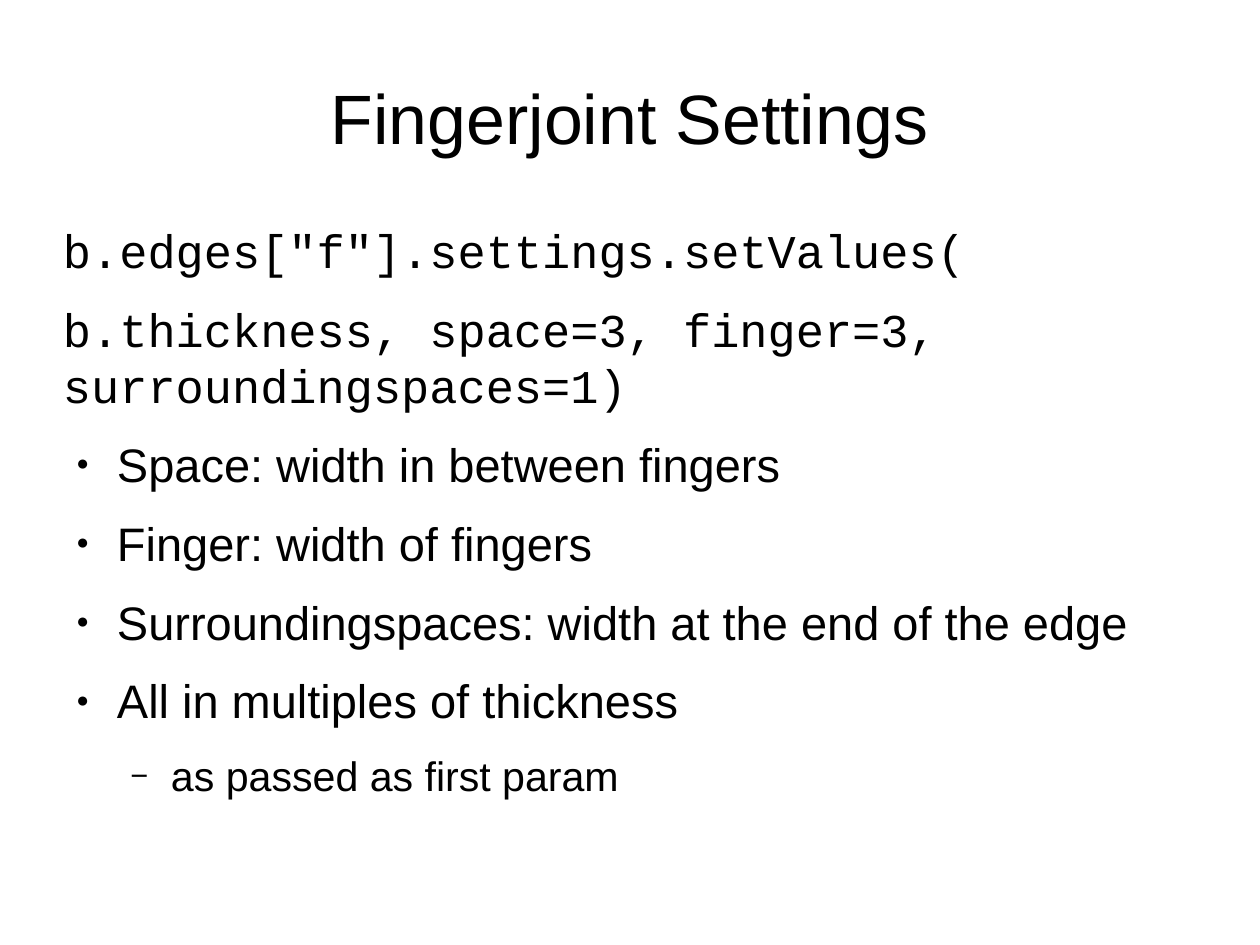
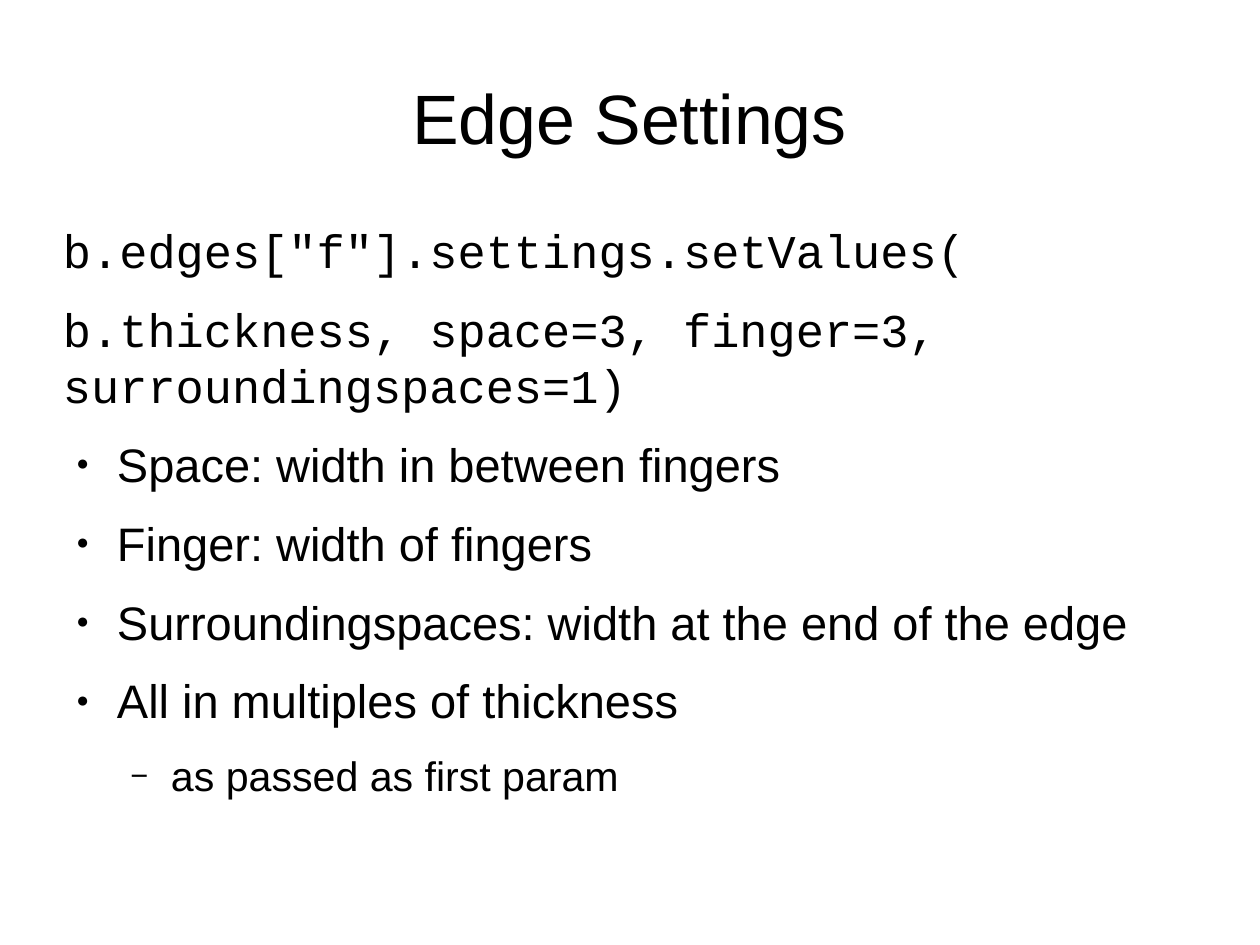
Before and after one commit to florianfesti/boxes, a slide deck: slide 26 of documentation/presentation.odp (slide 23 before the commit). Drawn at 1260x945 pixels with LibreOffice and Linux fonts; fonts in the diff are those of the drawing. Boxes give left, top, right and bottom in pixels: in the first picture for what was removed or moved away, otherwise in the second. Text is boxed around its words. In the diff, an @@ line names an element or a change of style, - is before the commit and + after.

```diff
--- a/documentation/presentation.odp
+++ b/documentation/presentation.odp
@@ title at box(412, 93, 847, 157): text changed @@
-Fingerjoint Settings
+Edge Settings
```
Also in this commit, not shown: 4 other slides changed, 1 slide added, 2 slides removed, 1 other file.
